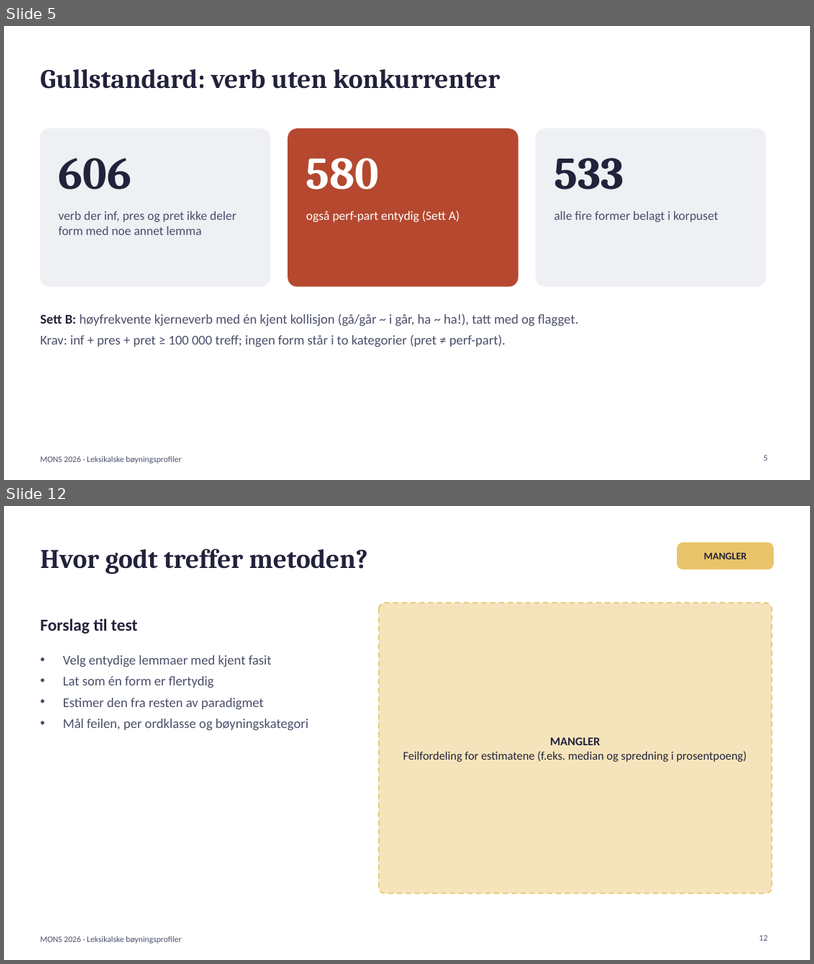
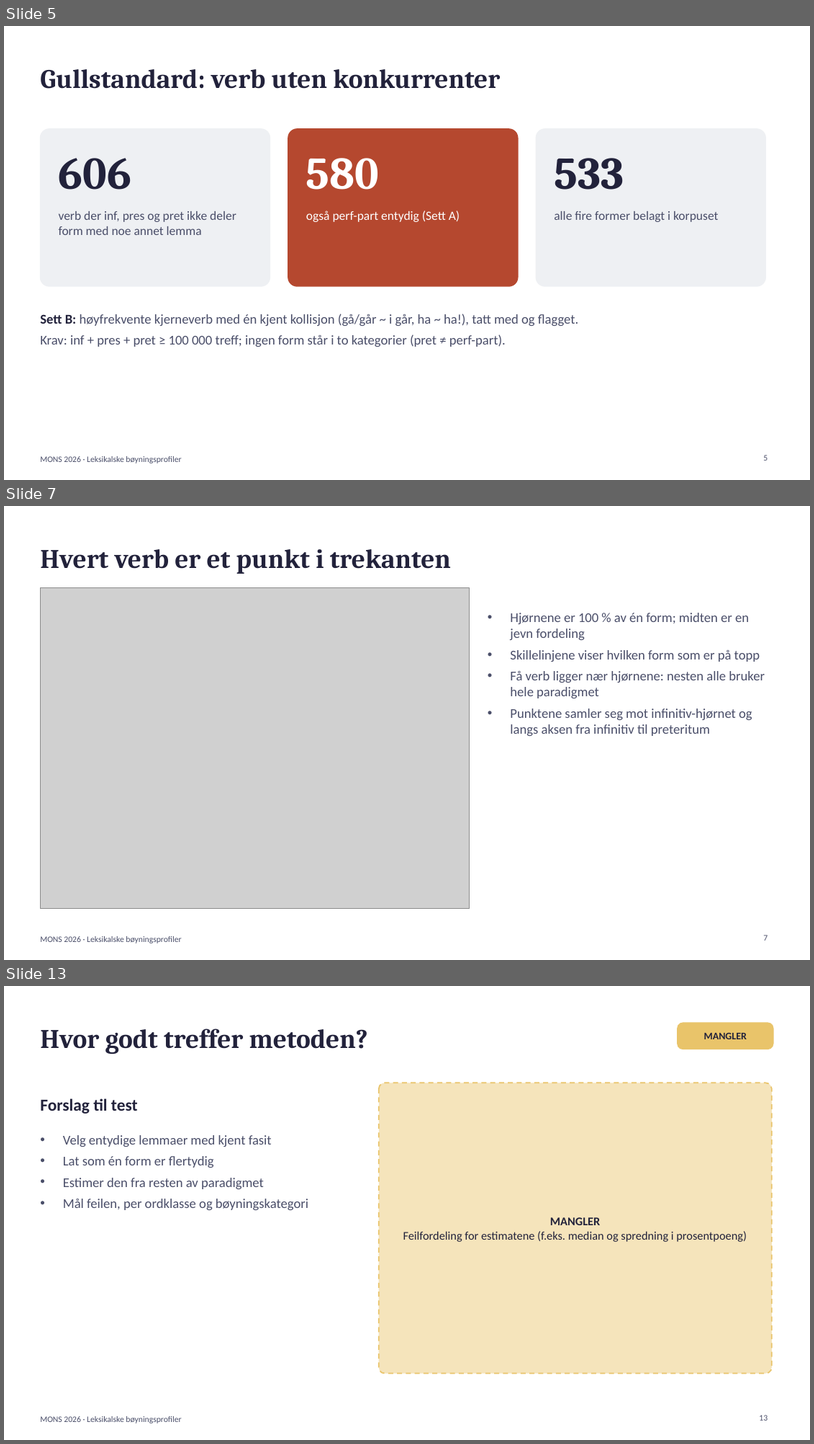
Before and after one commit to Yoonsen/B-yning, a slide deck: tekst/mons_presentasjon.pptx. Shown one above the other, each under a label of ours: slides 5 and 12 before the commit, slides 5, 7 and 13 after it; the slides between them are not shown. The pictures are 814x964 and 814x1444 pixels, drawn with LibreOffice and Linux fonts; fonts in the diff are those of the drawing; grey boxes stand for pictures. Boxes give left, top, right and bottom in pixels: in the first picture for what was removed or moved away, otherwise in the second. Text is boxed around its words. In the diff, an @@ line names an element or a change of style, - is before the commit and + after.

```diff
--- a/tekst/mons_presentasjon.pptx
+++ b/tekst/mons_presentasjon.pptx
@@ slide 7 added at (x1=4, y1=506, x2=810, y2=960), background #FFFFFF; not listed: 1 template element that a slide beside it also shows @@
@@ title added at (x1=40, y1=549, x2=451, y2=574), 32 pt, text #22223B, bold @@
+Hvert verb er et punkt i trekanten
@@ picture added at (x1=40, y1=587, x2=469, y2=908) @@
@@ text added at (x1=510, y1=613, x2=765, y2=736), 16 pt, text #4A4E69 @@
+• Hjørnene er 100 % av én form; midten er en jevn fordeling
+• Skillelinjene viser hvilken form som er på topp
+• Få verb ligger nær hjørnene: nesten alle bruker hele paradigmet
+• Punktene samler seg mot infinitiv-hjørnet og langs aksen fra infinitiv til preteritum
@@ page number added at (x1=764, y1=934, x2=768, y2=940), 10 pt, text #4A4E69 @@
+7
@@ what was slide 12 is now slide 13 @@
```
Also in this commit, not shown: 6 slides changed, 8 other files.
